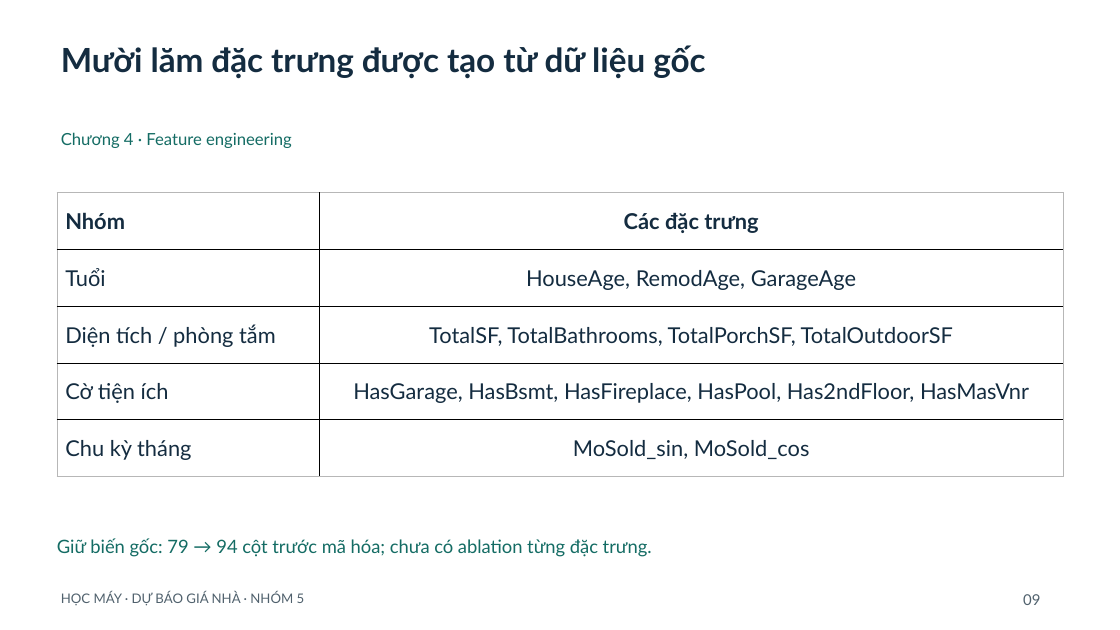
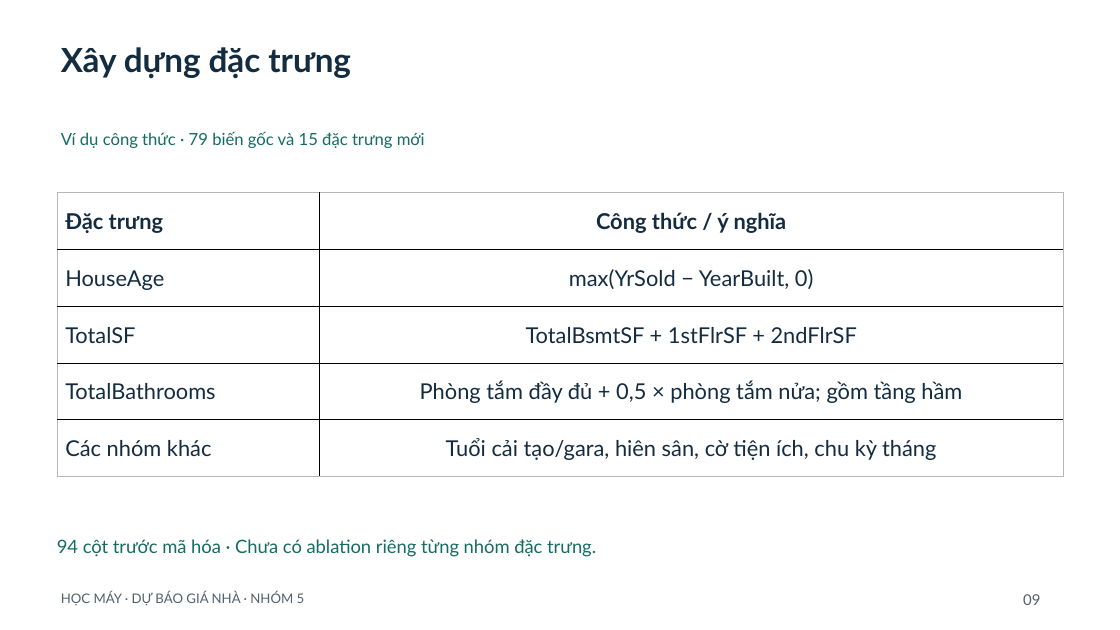
Before and after one commit to ngtd-2609/ames-house-price-prediction, a slide deck: slide 9 of slides/Slide_Hoc_may.pptx. Drawn at 1120x630 pixels with LibreOffice and Linux fonts; fonts in the diff are those of the drawing. Boxes give left, top, right and bottom in pixels: in the first picture for what was removed or moved away, otherwise in the second. Text is boxed around its words. In the diff, an @@ line names an element or a change of style, - is before the commit and + after.

```diff
--- a/slides/Slide_Hoc_may.pptx
+++ b/slides/Slide_Hoc_may.pptx
@@ text at box(61, 47, 351, 79): text changed @@
-Mười lăm đặc trưng được tạo từ dữ liệu gốc
+Xây dựng đặc trưng
@@ text at box(61, 131, 425, 148): text changed @@
-Chương 4 · Feature engineering
+Ví dụ công thức · 79 biến gốc và 15 đặc trưng mới
@@ table at box(57, 192, 1063, 477) @@
-row 1, column 1: Nhóm
+row 1, column 1: Đặc trưng
-row 1, column 2: Các đặc trưng
+row 1, column 2: Công thức / ý nghĩa
-row 2, column 1: Tuổi
+row 2, column 1: HouseAge
-row 2, column 2: HouseAge, RemodAge, GarageAge
+row 2, column 2: max(YrSold − YearBuilt, 0)
-row 3, column 1: Diện tích / phòng tắm
+row 3, column 1: TotalSF
-row 3, column 2: TotalSF, TotalBathrooms, TotalPorchSF, TotalOutdoorSF
+row 3, column 2: TotalBsmtSF + 1stFlrSF + 2ndFlrSF
-row 4, column 1: Cờ tiện ích
+row 4, column 1: TotalBathrooms
-row 4, column 2: HasGarage, HasBsmt, HasFireplace, HasPool, Has2ndFloor, HasMasVnr
+row 4, column 2: Phòng tắm đầy đủ + 0,5 × phòng tắm nửa; gồm tầng hầm
-row 5, column 1: Chu kỳ tháng
+row 5, column 1: Các nhóm khác
-row 5, column 2: MoSold_sin, MoSold_cos
+row 5, column 2: Tuổi cải tạo/gara, hiên sân, cờ tiện ích, chu kỳ tháng
@@ text at box(57, 539, 596, 557): text changed @@
-Giữ biến gốc: 79 → 94 cột trước mã hóa; chưa có ablation từng đặc trưng.
+94 cột trước mã hóa · Chưa có ablation riêng từng nhóm đặc trưng.
```
Also in this commit, not shown: 19 other slides changed, 4 slides added, 4 slides removed, 1 other file.
